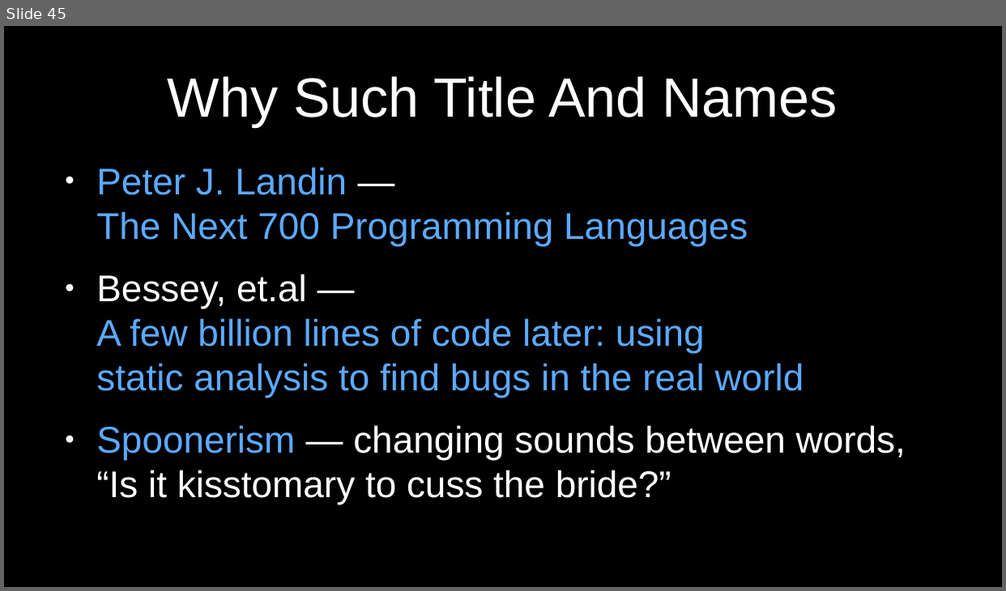
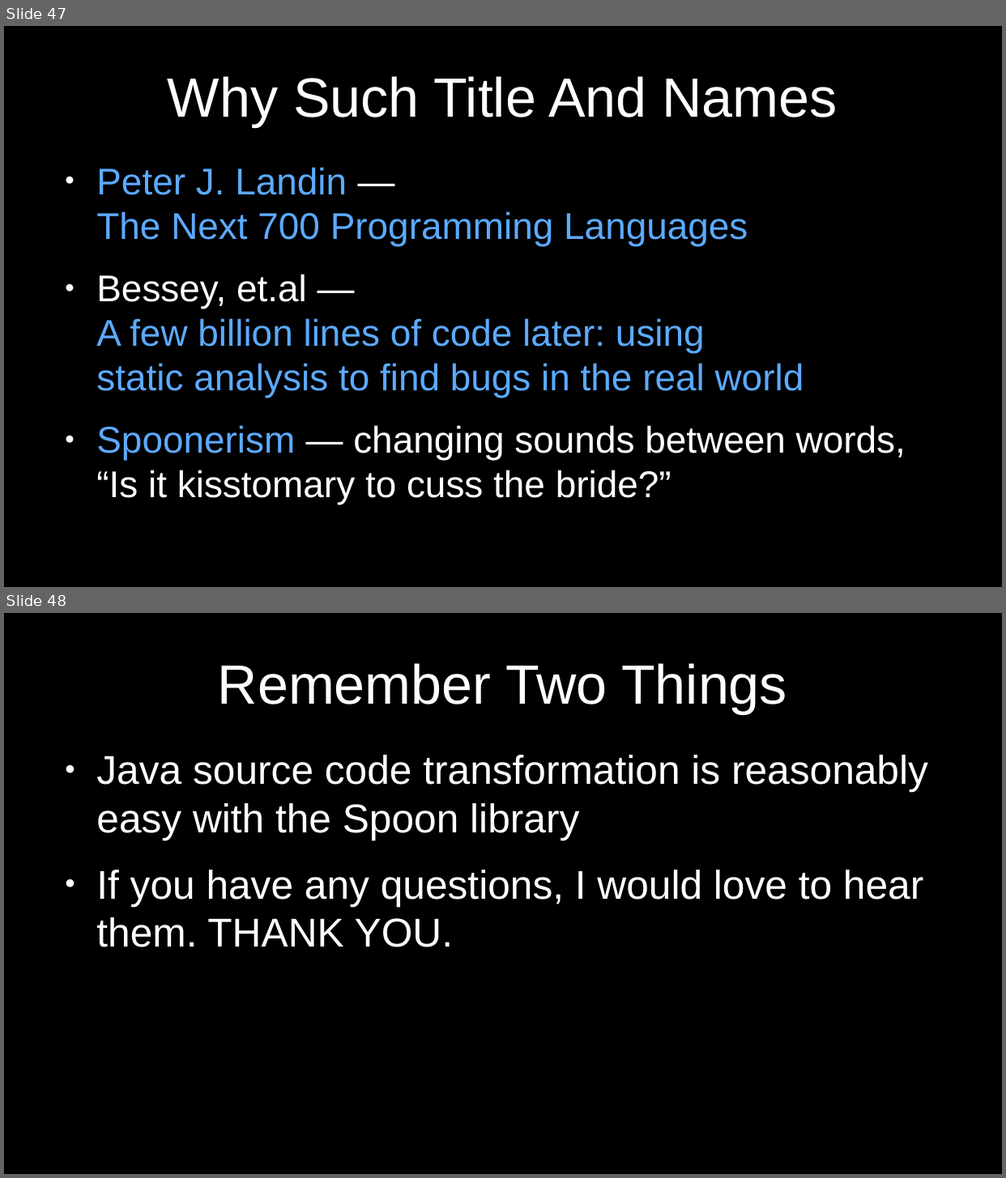
Before and after one commit to alshopov/spoonerism, a slide deck: doc/700TonsOfCodeLater.odp. Shown one above the other, each under a label of ours: slide 45 before the commit, slides 47 and 48 after it. The pictures are 1006x591 and 1006x1178 pixels, drawn with LibreOffice and Linux fonts; fonts in the diff are those of the drawing. Boxes give left, top, right and bottom in pixels: in the first picture for what was removed or moved away, otherwise in the second. Text is boxed around its words. In the diff, an @@ line names an element or a change of style, - is before the commit and + after.

```diff
--- a/doc/700TonsOfCodeLater.odp
+++ b/doc/700TonsOfCodeLater.odp
@@ slide 48 added at (4, 613, 1002, 1174), background #000000 @@
@@ title added at (218, 663, 787, 714), 44 pt, text #FFFFFF @@
+Remember Two Things
@@ text added at (96, 755, 928, 948), 32 pt, text #FFFFFF @@
+● Java source code transformation is reasonably easy with the Spoon library
+● If you have any questions, I would love to hear them. THANK YOU.
@@ what was slide 45 is now slide 47 @@
```
Also in this commit, not shown: 6 slides changed, 2 other slides added.
